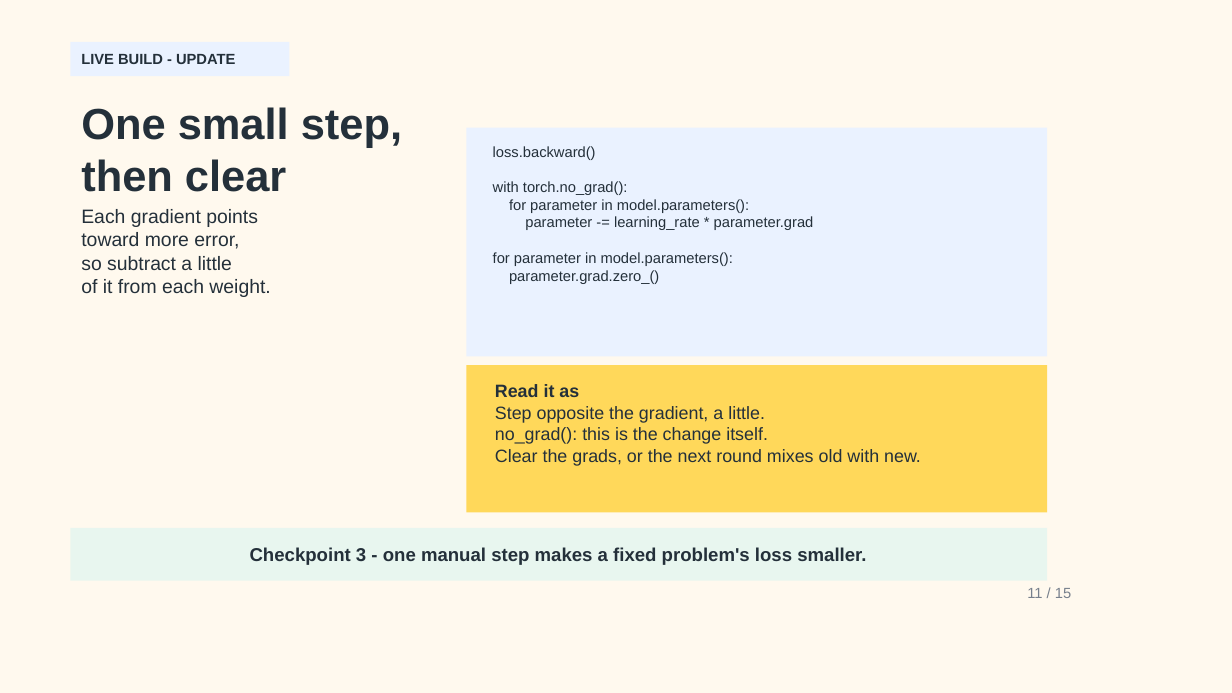
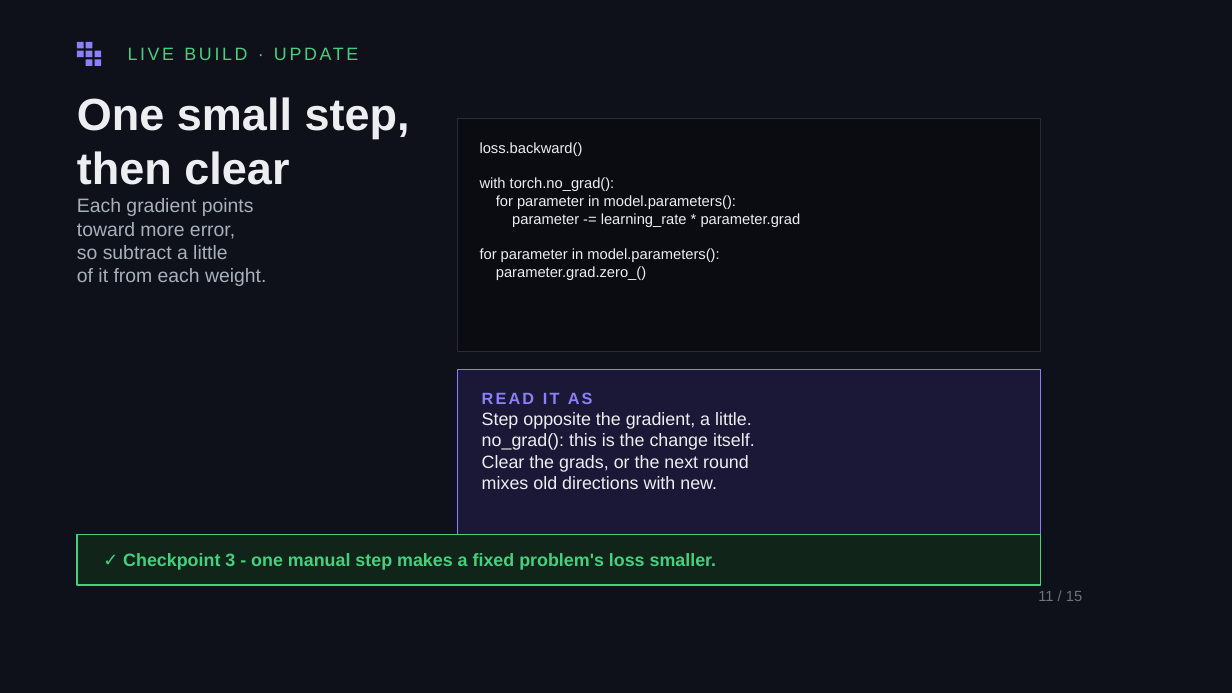
Before and after one commit to uh-pcs/Workshop3, a slide deck: slide 11 of slides/pcs-workshop-intro.pptx. Drawn at 1232x693 pixels with LibreOffice and Linux fonts; fonts in the diff are those of the drawing. Boxes give left, top, right and bottom in pixels: in the first picture for what was removed or moved away, otherwise in the second. Text is boxed around its words. In the diff, an @@ line names an element or a change of style, - is before the commit and + after.

```diff
--- a/slides/pcs-workshop-intro.pptx
+++ b/slides/pcs-workshop-intro.pptx
@@ background #FFF9EE to #0E1119 @@
@@ rectangle removed at [70, 41, 290, 76] @@
@@ rectangle added at [77, 41, 84, 48], fill #8B80F9 @@
@@ rectangle added at [77, 50, 84, 57], fill #8B80F9 @@
@@ text at [81, 54, 235, 64]: text changed; size 9.5 to 11.5 pt; text colour #24303A to #46D07E; bold off @@
-LIVE BUILD - UPDATE
+LIVE BUILD · UPDATE
@@ rectangle added at [86, 41, 93, 48], fill #8B80F9 @@
@@ rectangle added at [86, 50, 93, 57], fill #8B80F9 @@
@@ rectangle added at [86, 59, 93, 66], fill #8B80F9 @@
@@ rectangle added at [95, 50, 102, 57], fill #8B80F9 @@
@@ rectangle added at [95, 59, 102, 66], fill #8B80F9 @@
@@ text "One small step, then clear": place and size @@
-text "One small step, then clear" at [81, 107, 402, 192]
+text "One small step, then clear" at [77, 97, 410, 185]
@@ text "One small step, then clear" at [77, 97, 410, 185]: size 28 to 29 pt, text colour #24303A to #ECEEF2 @@
@@ rectangle: place and size @@
-rectangle at [466, 127, 1048, 357]
+rectangle at [457, 119, 1041, 352]
@@ rectangle at [457, 119, 1041, 352]: fill #EAF2FF to #0A0C12; outline none to #272C38 0.74 pt @@
@@ text "loss.backward()" at [480, 142, 801, 280]: text colour #24303A to #ECEEF2 @@
@@ text "Each gradient points": place and size @@
-text "Each gradient points" at [81, 209, 270, 297]
+text "Each gradient points" at [77, 198, 266, 286]
@@ text "Each gradient points" at [77, 198, 266, 286]: text colour #24303A to #A7B0BC @@
@@ rectangle: place and size @@
-rectangle at [466, 366, 1048, 513]
+rectangle at [457, 370, 1041, 555]
@@ rectangle at [457, 370, 1041, 555]: fill #FFD85A to #1A1836; outline none to #8B80F9 0.85 pt @@
@@ text "READ IT AS": place and size @@
-text "READ IT AS" at [495, 384, 921, 466]
+text "READ IT AS" at [482, 392, 755, 489]
@@ text at [482, 392, 593, 404]: text changed; size 11.5 to 10.5 pt; text colour #24303A to #8B80F9 @@
-Read it as
+READ IT AS
@@ text at [482, 412, 755, 450]: text colour #24303A to #ECEEF2 in "Step opposite the gradient, a little.", "no_grad(): this is the change itself." @@
@@ text at [482, 455, 749, 489]: text changed; text colour #24303A to #ECEEF2 @@
-Clear the grads, or the next round mixes old with new.
+Clear the grads, or the next round
+mixes old directions with new.
@@ rectangle: place and size @@
-rectangle at [70, 528, 1048, 580]
+rectangle at [77, 534, 1041, 585]
@@ rectangle at [77, 534, 1041, 585]: fill #E8F6EF to #10241A; outline none to #46D07E 0.79 pt @@
@@ text at [123, 553, 717, 570]: text changed; size 12 to 11.5 pt; text colour #24303A to #46D07E @@
-Checkpoint 3 - one manual step makes a fixed problem's loss smaller.
+✓ Checkpoint 3 - one manual step makes a fixed problem's loss smaller.
@@ text "11 / 15": place and size @@
-text "11 / 15" at [1027, 588, 1071, 598]
+text "11 / 15" at [1038, 591, 1082, 601]
@@ text "11 / 15" at [1038, 591, 1082, 601]: text colour #77808C to #6B7480 @@
```
Also in this commit, not shown: 14 other slides changed, 3 other files.
